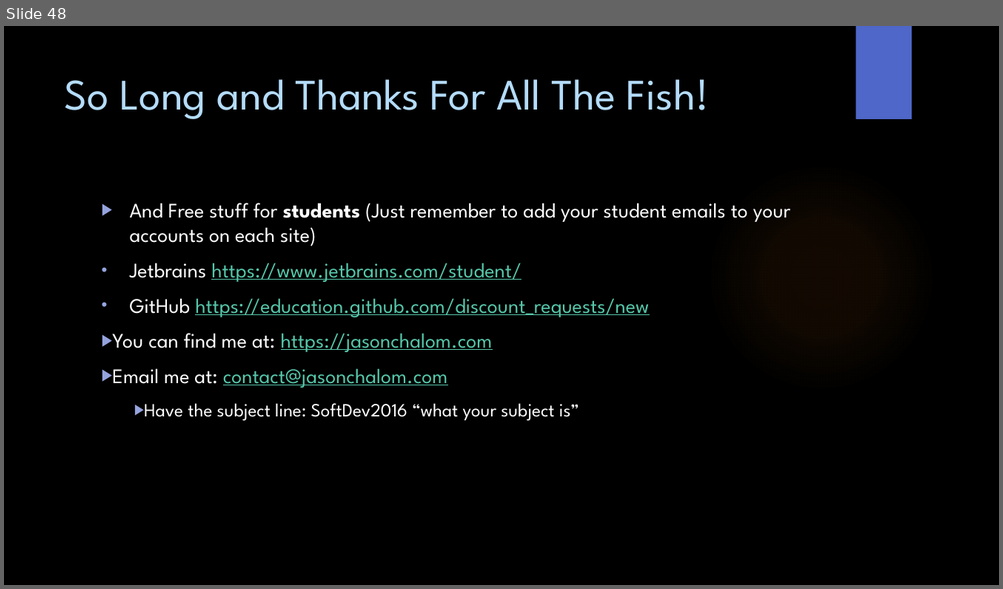
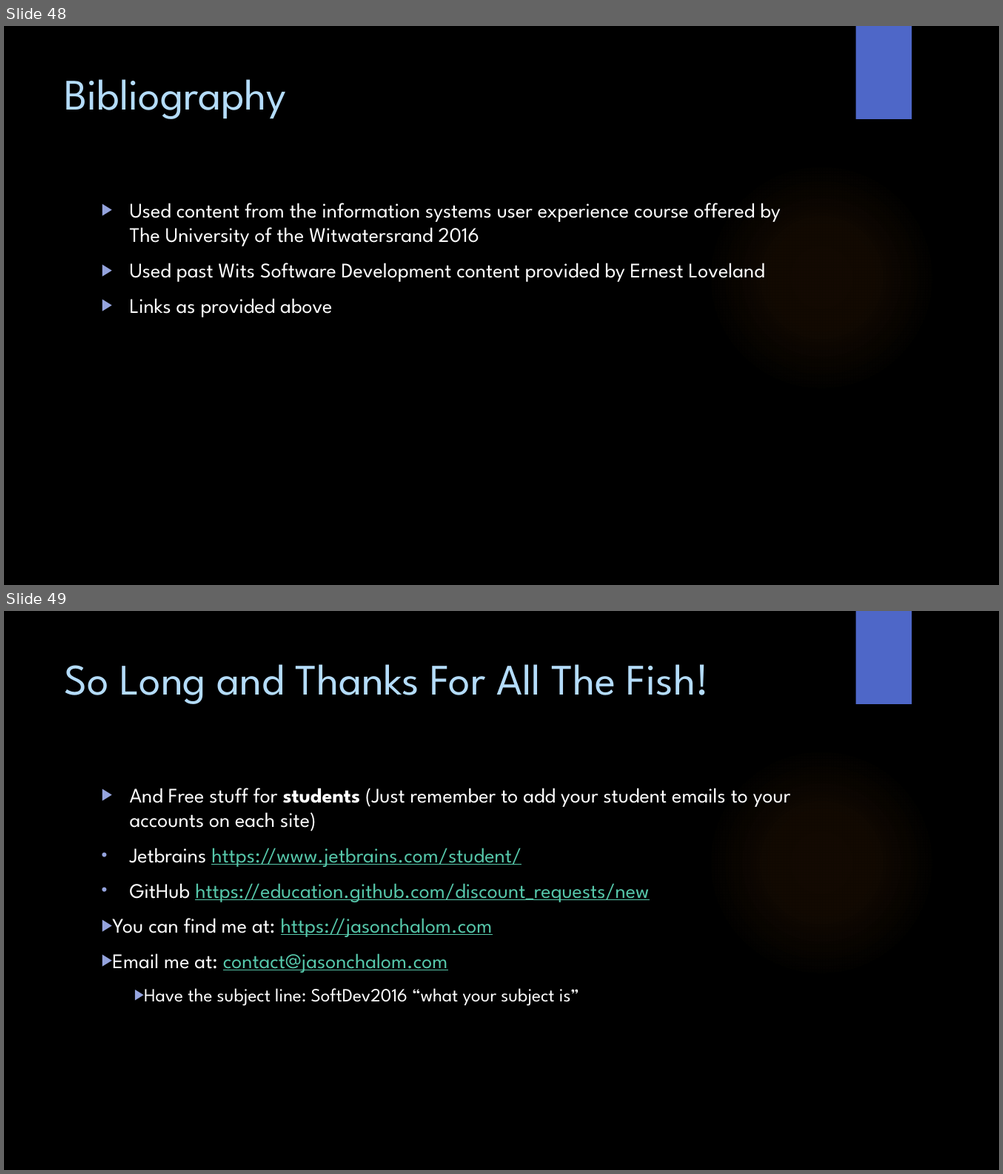
Before and after one commit to WitsSoftDev/SoftDev2016, a slide deck: Session 5/Softdev Session 5 2016.pptx. Shown one above the other, each under a label of ours: slide 48 before the commit, slides 48 and 49 after it. The pictures are 1003x589 and 1003x1174 pixels, drawn with LibreOffice and Linux fonts; fonts in the diff are those of the drawing; background and template pictures are left out. Boxes give left, top, right and bottom in pixels: in the first picture for what was removed or moved away, otherwise in the second. Text is boxed around its words. In the diff, an @@ line names an element or a change of style, - is before the commit and + after.

```diff
--- a/Session 5/Softdev Session 5 2016.pptx
+++ b/Session 5/Softdev Session 5 2016.pptx
@@ slide 48 added at [4, 26, 999, 585], background picture (left out); not listed: 2 template elements that a slide beside it also shows @@
@@ title added at [64, 79, 286, 119], 42 pt, text #B4DCFA @@
+Bibliography
@@ text added at [130, 203, 780, 318], 20 pt, text #FFFFFF @@
+▶ Used content from the information systems user experience course offered by The University of the Witwatersrand 2016
+▶ Used past Wits Software Development content provided by Ernest Loveland
+▶ Links as provided above
@@ what was slide 48 is now slide 49 @@
```
Also in this commit, not shown: 1 slide changed.
